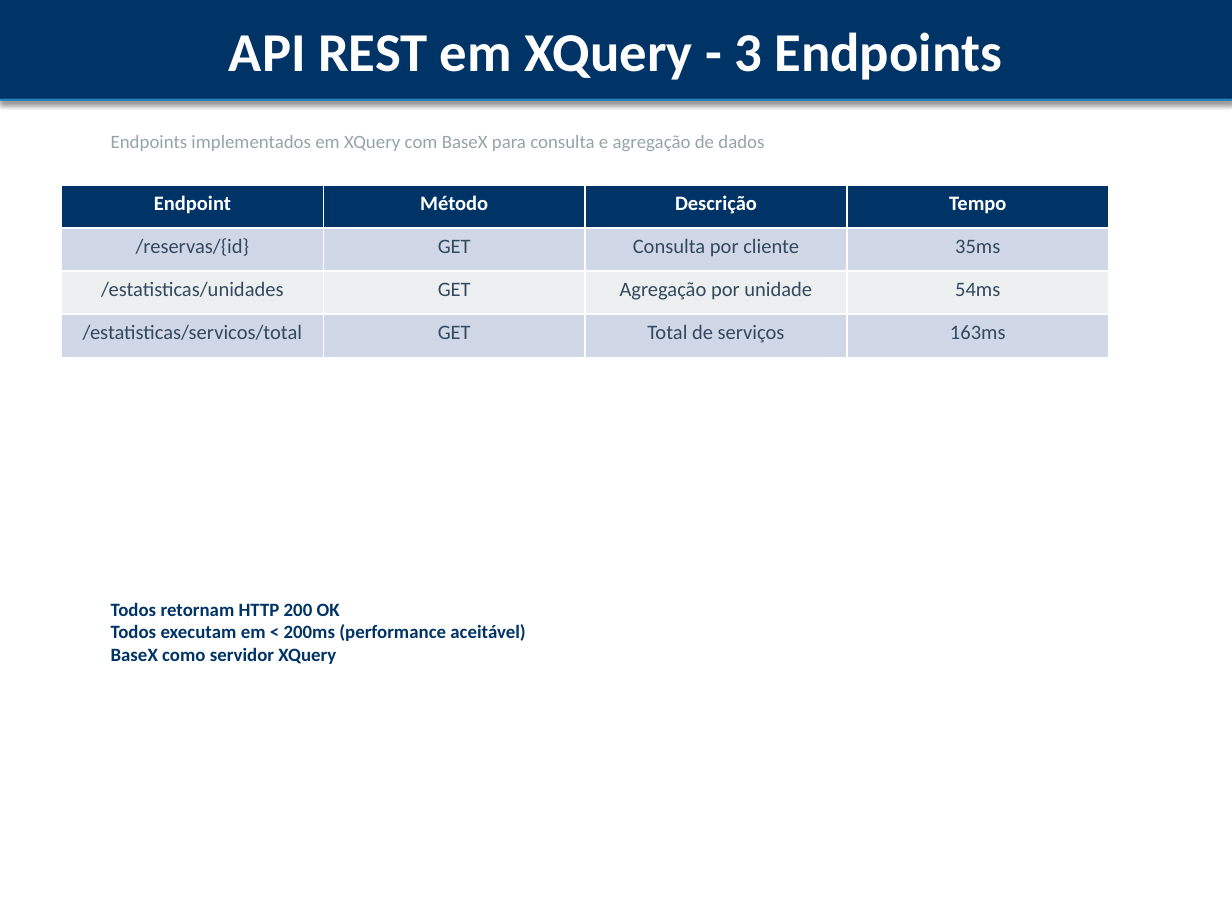
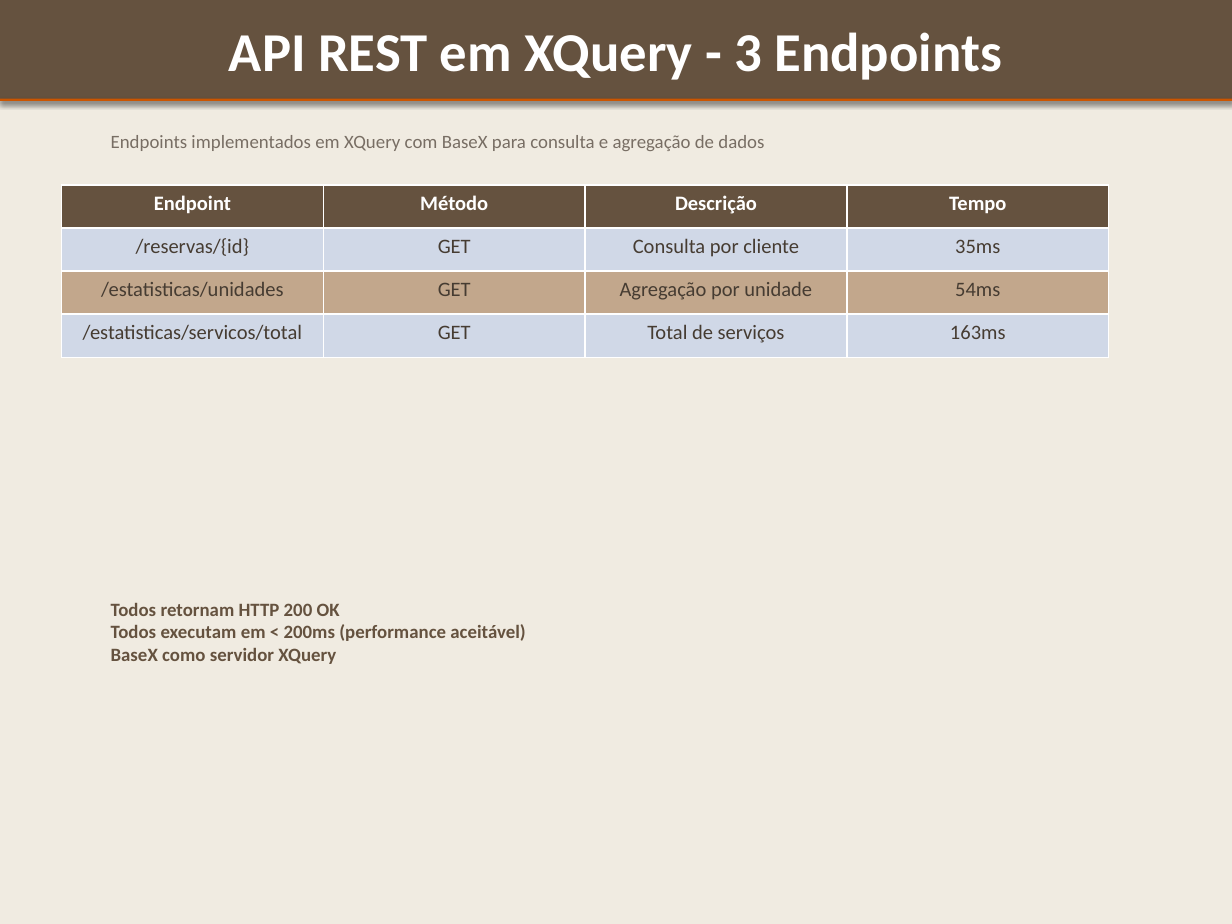
Before and after one commit to InnaVibes/Ctesp, a slide deck: slide 9 of peid/TRABALHO_PRATICO/apresentacao_reservas.pptx. Drawn at 1232x924 pixels with LibreOffice and Linux fonts; fonts in the diff are those of the drawing. Boxes give left, top, right and bottom in pixels: in the first picture for what was removed or moved away, otherwise in the second. Text is boxed around its words. In the diff, an @@ line names an element or a change of style, - is before the commit and + after.

```diff
--- a/peid/TRABALHO_PRATICO/apresentacao_reservas.pptx
+++ b/peid/TRABALHO_PRATICO/apresentacao_reservas.pptx
@@ background #FFFFFF to #F0EBE1 @@
@@ rectangle "API REST em XQuery - ..." at [0,0,1232,99]: fill #003366 to #65523F; outline #003366 0.75 pt to #65523F 0.75 pt @@
@@ rectangle at [0,99,1232,101]: fill #2980B9 to #CC5500 @@
@@ text "Endpoints implementados em XQuery com ..." at [111,135,764,151]: text colour #95A5A6 to #786E64 @@
@@ table at [62,185,1106,357] @@
@@ fill #003366 to #65523F in row 1 @@
@@ fill #ECF0F1 to #C2A78C in row 3 @@
@@ text colour #34495E to #463C32 in "/reservas/{id}", "GET", "Consulta por cliente", "35ms" and 8 more places @@
@@ text "Todos retornam HTTP 200 OK ..." at [111,603,525,664]: text colour #003366 to #65523F @@
```
Also in this commit, not shown: 21 other slides changed, 2 other files.
